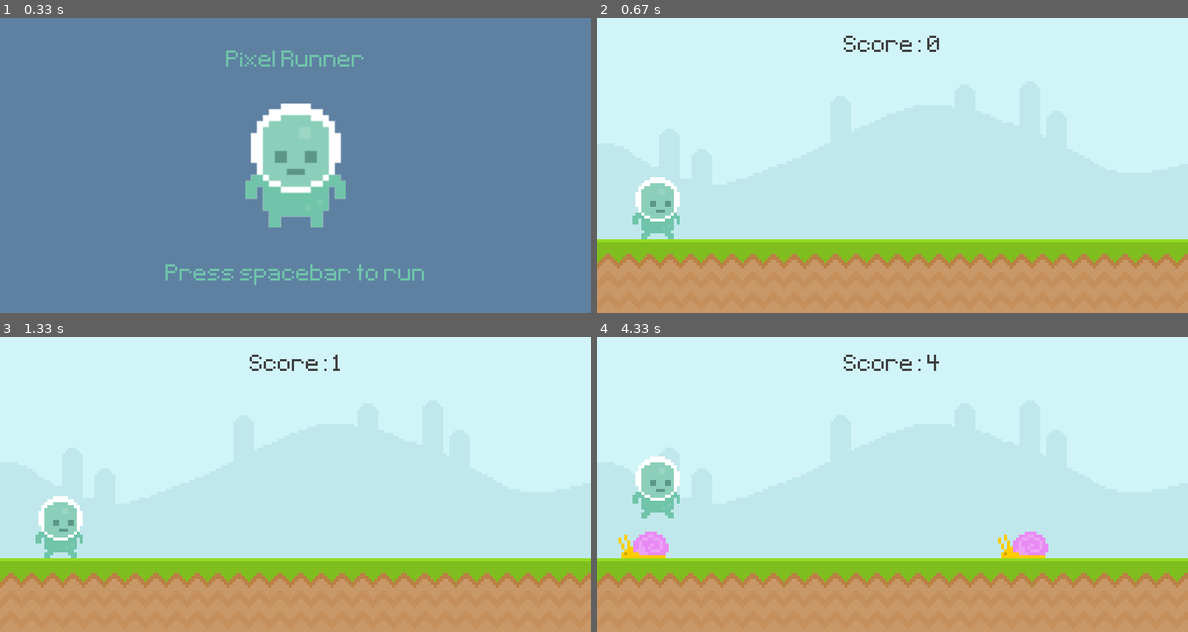
Above: before the commit, frames 1-4 (two rows, left to right).
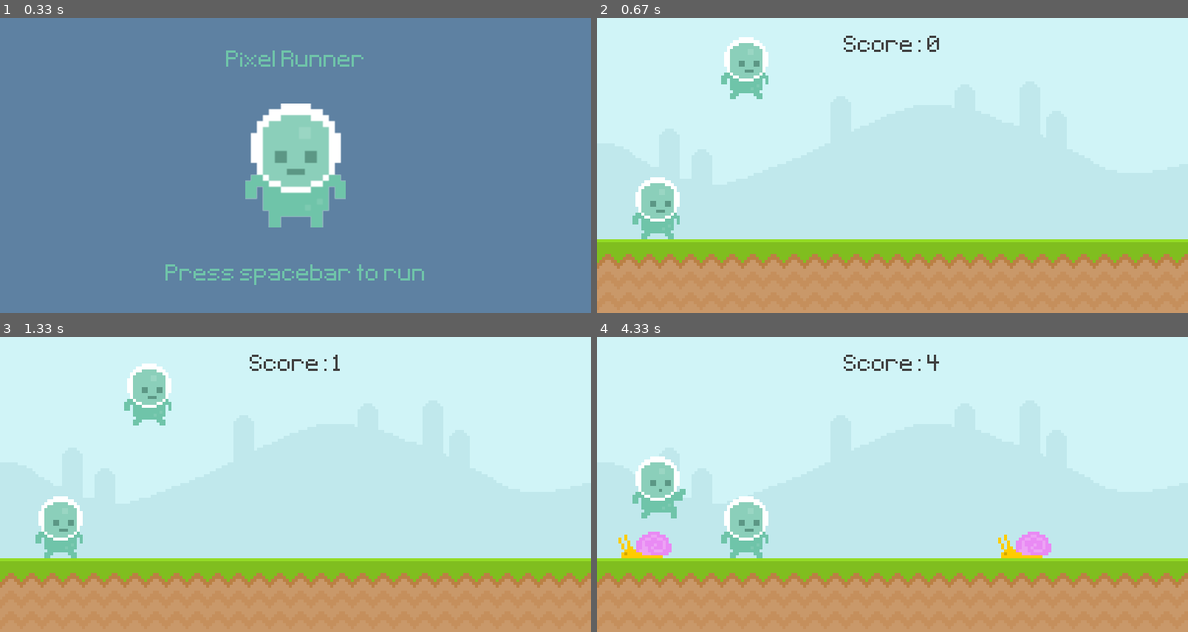
Above: after the commit, the same moments.

Repository: Gweezdo/pygame_tut
Game: pygame game, started from main.py
Two runs of this game, one before a commit and one after it. Both use one fixed random seed, a clock stepped at 60 frames per second and the inputs below.
Inputs:
- Up to frame 1 (0.33 s): no input
- Up to frame 2 (0.67 s): tap Space at 0.33 s
- Up to frame 3 (1.33 s): tap Space at 0.67, 1.07 s
- Up to frame 4 (4.33 s): tap Space at 1.37, 1.9, 2.2, 2.4, 2.7, 2.97, 3.3, 3.6, 3.73, 4.13 s

Frame 1 is identical in both runs. In frame 2, 1.3% of the frame differs, in the area x 21-29%, y 6-28%; in frame 3, 1.3%; in frame 4, 1.8%, in the area x 6-77%, y 51-75%.

Commit message:
converting game objects to classes

Diff:
--- a/main.py
+++ b/main.py
@@ -1,6 +1,30 @@
 import pygame
 from sys import exit
 from random import randint
+
+class Player(pygame.sprite.Sprite):
+    def __init__(self):
+        super().__init__()
+        self.image = pygame.image.load("graphics\Player\player_walk_1.png").convert_alpha()
+        self.rect = self.image.get_rect(midbottom = (200, 300))
+        self.gravity = 0
+
+    def player_input(self):
+        keys = pygame.key.get_pressed()
+        if keys[pygame.K_SPACE] and self.rect.bottom >= 300:
+            self.gravity = -20
+
+    def apply_gravity(self):
+        self.gravity += 1
+        self.rect.y += self.gravity
+        if self.rect.bottom >= 300:
+            self.rect.bottom = 300
+
+    def update(self):
+        self.player_input()
+        self.apply_gravity()
+
+
 
 def display_score():
     current_time = int(pygame.time.get_ticks()/1000) - int(start_time/1000)
@@ -32,6 +56,18 @@
                 return False
     return True
 
+def player_animation():
+    #play walking animation if player is on floor
+    global player_surf, player_index
+    if player_rect.bottom < 300:
+        player_surf = player_jump
+    else:
+        player_index += 0.1
+        if player_index >= len(player_walk):
+            player_index = 0
+        player_surf = player_walk[int(player_index)]
+
+    #display jump surface if player is in air
 
 pygame.init()
 #initialize Display Surface (main poster)
@@ -43,6 +79,9 @@
 start_time = 0
 score = 0
 
+player = pygame.sprite.Group()
+player.add(Player())
+
 sky_surface = pygame.image.load('graphics\Sky.png').convert()
 ground_surface = pygame.image.load('graphics\ground.png').convert()
 
@@ -52,14 +91,28 @@
 
 
 #Obstacles
-snail_surf = pygame.image.load('graphics\snail\snail1.png').convert_alpha()
-#snail_rect = snail_surf.get_rect(midbottom = (600,300))
-
-fly_surf = pygame.image.load('graphics\Fly\Fly1.png').convert_alpha()
+snail_frame_1 = pygame.image.load('graphics\snail\snail1.png').convert_alpha()
+snail_frame_2 = pygame.image.load('graphics\snail\snail2.png').convert_alpha()
+snail_frames = [snail_frame_1, snail_frame_2]
+snail_frame_index = 0
+snail_surf = snail_frames[snail_frame_index]
+
+fly_frame_1 = pygame.image.load('graphics\Fly\Fly1.png').convert_alpha()
+fly_frame_2 = pygame.image.load('graphics\Fly\Fly2.png').convert_alpha()
+fly_frames = [fly_frame_1, fly_frame_2]
+fly_frame_index = 0
+fly_surf = fly_frames[fly_frame_index]
 
 obstacle_rect_list = []
 
-player_surf = pygame.image.load('graphics\Player\player_walk_1.png').convert_alpha()
+#Player
+player_walk_1 = pygame.image.load('graphics\Player\player_walk_1.png').convert_alpha()
+player_walk_2 = pygame.image.load('graphics\Player\player_walk_2.png').convert_alpha()
+player_walk =[player_walk_1, player_walk_2]
+player_index = 0
+player_jump = pygame.image.load('graphics\Player\jump.png').convert_alpha()
+
+player_surf = player_walk[player_index]
 player_rect = player_surf.get_rect(midbottom = (80,300))
 player_gravity = 0
 
@@ -77,6 +130,12 @@
 #Timer
 obstacle_timer = pygame.USEREVENT + 1
 pygame.time.set_timer(obstacle_timer, 1500)
+
+snail_animation_timer = pygame.USEREVENT + 2
+pygame.time.set_timer(snail_animation_timer, 300)
+
+fly_animation_timer = pygame.USEREVENT + 3
+pygame.time.set_timer(fly_animation_timer, 200)
 
 while True:
     for event in pygame.event.get():
@@ -87,14 +146,31 @@
             if event.type == pygame.MOUSEBUTTONDOWN and player_rect.bottom >= 300:
                 if player_rect.collidepoint(event.pos):
                     player_gravity = -20
+
             if event.type == pygame.KEYDOWN:
                 if event.key == pygame.K_SPACE and player_rect.bottom >= 300:
                     player_gravity = -20
+                #Obstacle Spawn Event
             if event.type == obstacle_timer:
                 if randint(0,2): #returns a value of 0 or 1
                     obstacle_rect_list.append(snail_surf.get_rect(midbottom = (randint(900,1100),300)))
                 else:
                     obstacle_rect_list.append(fly_surf.get_rect(midbottom = (randint(900,1100),210)))
+                #Snail Event
+            if event.type == snail_animation_timer:
+                if snail_frame_index == 0:
+                    snail_frame_index = 1
+                else:
+                    snail_frame_index = 0
+                snail_surf = snail_frames[snail_frame_index]
+                #Fly Event
+            if event.type == fly_animation_timer:
+                if fly_frame_index == 0:
+                    fly_frame_index = 1
+                else:
+                    fly_frame_index = 0
+                fly_surf = fly_frames[fly_frame_index]
+
 
         else:
             if event.type == pygame.KEYDOWN and event.key == pygame.K_SPACE:
@@ -106,23 +182,17 @@
     if game_active:
         screen.blit(sky_surface,(0,0))
         screen.blit(ground_surface, (0,300))
-        # pygame.draw.rect(screen,'#c038ec',score_rect)
-        # pygame.draw.rect(screen,'#c038ec',score_rect, 10)
-        # screen.blit(score_surf, score_rect)
         score = display_score()
-
-        #Snail
-        # screen.blit(snail_surf,snail_rect)
-        # snail_rect.x -= 4
-        # if snail_rect.right <= 0:
-        #     snail_rect.left = 800
 
         #Player
         player_gravity += 1
         player_rect.y += player_gravity
         if player_rect.bottom >= 300:
             player_rect.bottom = 300
+        player_animation()
         screen.blit(player_surf, player_rect)
+        player.draw(screen)
+        player.update()
 
         #Obstacle movement
         obstacle_rect_list = obstacle_movement(obstacle_rect_list)
